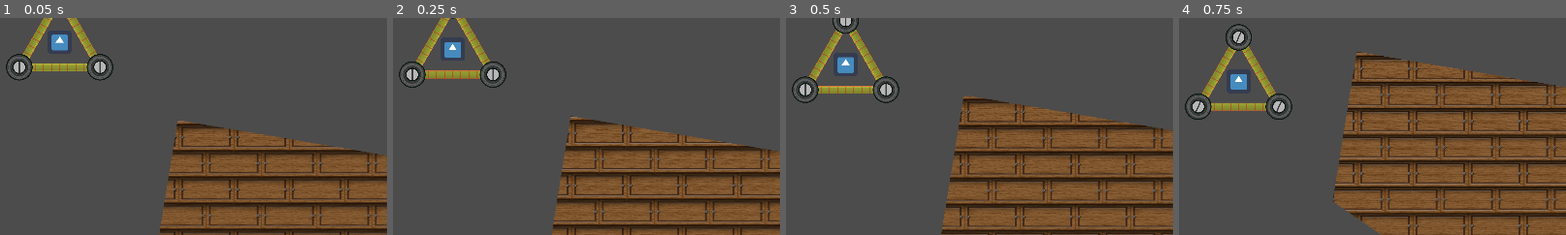
Above: before the commit, frames 1-4 (left to right).
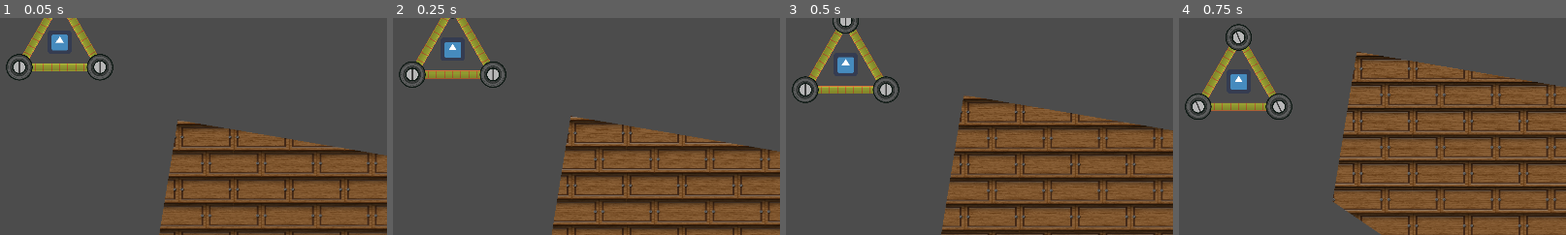
Above: after the commit, the same moments.

Repository: Asplomer/TP2
Game: Godot game, scene res://scenes/test.tscn
Same seed, same stepped clock (60 frames per second), same inputs: the game is played once before the commit and once after it. The engine's default icon, where the game draws it, is replaced by a stand-in: a white triangle on a blue panel in a dark square.
Inputs:
- Up to frame 1 (0.05 s): no input
- Up to frame 2 (0.25 s): no input
- Up to frame 3 (0.5 s): no input
- Up to frame 4 (0.75 s): hold D from 0.53 s (still down); hold Z from 0.53 s (still down)
The pictures show only the part of the screen within x 42-92%, y 45-94%; the shares and areas given below are measured in that part.

Frames 1-3 are identical in both runs. In frame 4, 0.2% of the frame differs, in the area x 2-29%, y 3-46%.

Commit message:
Cambie botones de movimiento

Diff:
--- a/Race Track/scenes/car/car.tscn
+++ b/Race Track/scenes/car/car.tscn
@@ -4,7 +4,6 @@
 [ext_resource path="res://images/body.png" type="Texture" id=2]
 [ext_resource path="res://icon.png" type="Texture" id=3]
 [ext_resource path="res://scenes/car/sprite.gd" type="Script" id=4]
-
 
 [sub_resource type="CircleShape2D" id=1]
 radius = 12.4805
--- a/Race Track/scenes/car/wheel.gd
+++ b/Race Track/scenes/car/wheel.gd
@@ -13,8 +13,8 @@
 
 func _get_direction():
 	var direction = 0
-	if Input.is_key_pressed(KEY_Z):
+	if Input.is_key_pressed(KEY_A):
 		direction -=1
-	if Input.is_key_pressed(KEY_X):
+	if Input.is_key_pressed(KEY_D):
 		direction +=1
 	return direction
